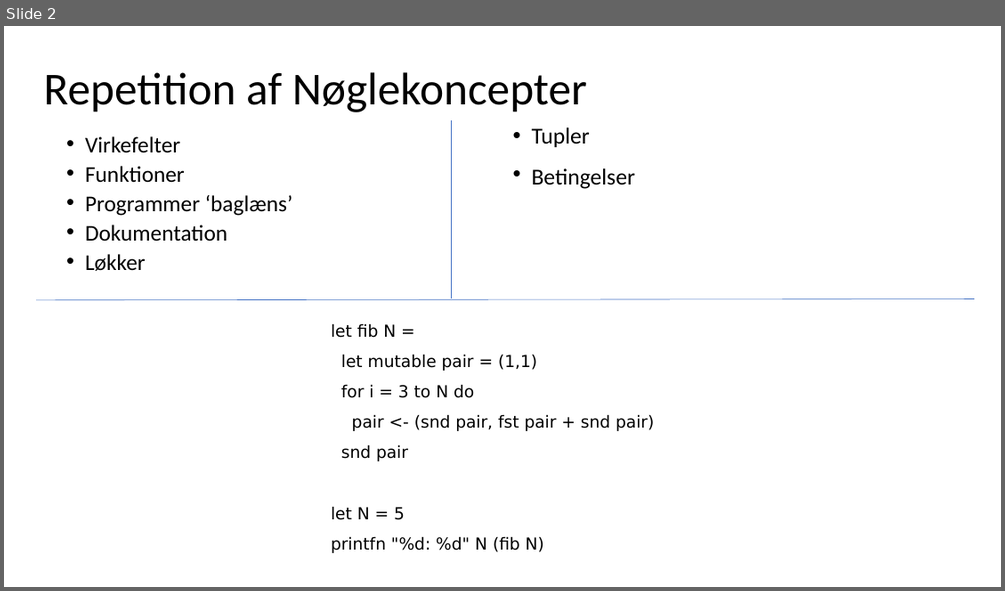
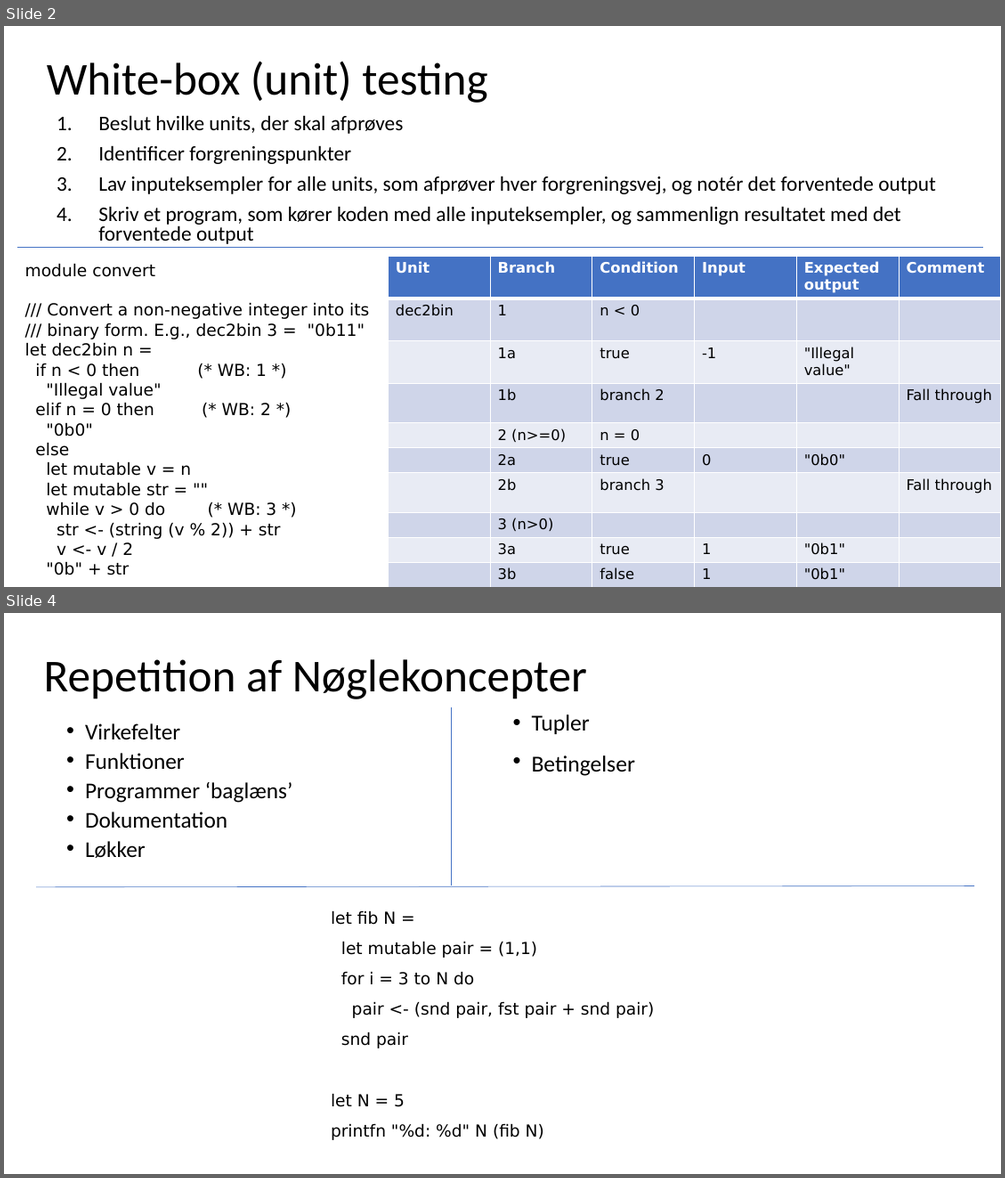
Before and after one commit to fisterloegsovs/pop22, a slide deck: lectures/4.2StackHeapRefsHigherOrderFcts/lecture.pptx. Shown one above the other, each under a label of ours: slide 2 before the commit, slides 2 and 4 after it; the slides between them are not shown. The pictures are 1005x591 and 1005x1178 pixels, drawn with LibreOffice and Linux fonts; fonts in the diff are those of the drawing. Boxes give left, top, right and bottom in pixels: in the first picture for what was removed or moved away, otherwise in the second. Text is boxed around its words. In the diff, an @@ line names an element or a change of style, - is before the commit and + after.

```diff
--- a/lectures/4.2StackHeapRefsHigherOrderFcts/lecture.pptx
+++ b/lectures/4.2StackHeapRefsHigherOrderFcts/lecture.pptx
@@ slide 2 added at [4,26,1001,587], background #FFFFFF @@
@@ title added at [47,61,487,103], 44 pt, text #000000 @@
+White-box (unit) testing
@@ text added at [98,115,936,244], 20 pt, text #000000 @@
+1. Beslut hvilke units, der skal afprøves
+2. Identificer forgreningspunkter
+3. Lav inputeksempler for alle units, som afprøver hver forgreningsvej, og notér det forventede output
+4. Skriv et program, som kører koden med alle inputeksempler, og sammenlign resultatet med det forventede output
@@ line added from (17, 248) to (984, 248), #4472C4 0.5 pt @@
@@ text added at [25,263,369,575], 16 pt, text #000000 @@
+module convert
+/// Convert a non-negative integer into its
+/// binary form. E.g., dec2bin 3 = "0b11"
+let dec2bin n =
+if n < 0 then (* WB: 1 *)
+"Illegal value"
+elif n = 0 then (* WB: 2 *)
+"0b0"
+else
+let mutable v = n
+let mutable str = ""
+while v > 0 do (* WB: 3 *)
+str <- (string (v % 2)) + str
+v <- v / 2
+"0b" + str
@@ table added at [388,257,1001,587], 10 rows, 6 columns @@
+Unit | Branch | Condition | Input | Expected output | Comment
+dec2bin | 1 | n < 0 |  |  | 
+ | 1a | true | -1 | "Illegal value" | 
+ | 1b | branch 2 |  |  | Fall through
+ | 2 (n>=0) | n = 0 |  |  | 
+ | 2a | true | 0 | "0b0" | 
+ | 2b | branch 3 |  |  | Fall through
+ | 3 (n>0) |  |  |  | 
+ | 3a | true | 1 | "0b1" | 
+ | 3b | false | 1 | "0b1" | 
@@ what was slide 2 is now slide 4 @@
```
Also in this commit, not shown: 1 slide changed, 8 other slides added, 10 other files.
